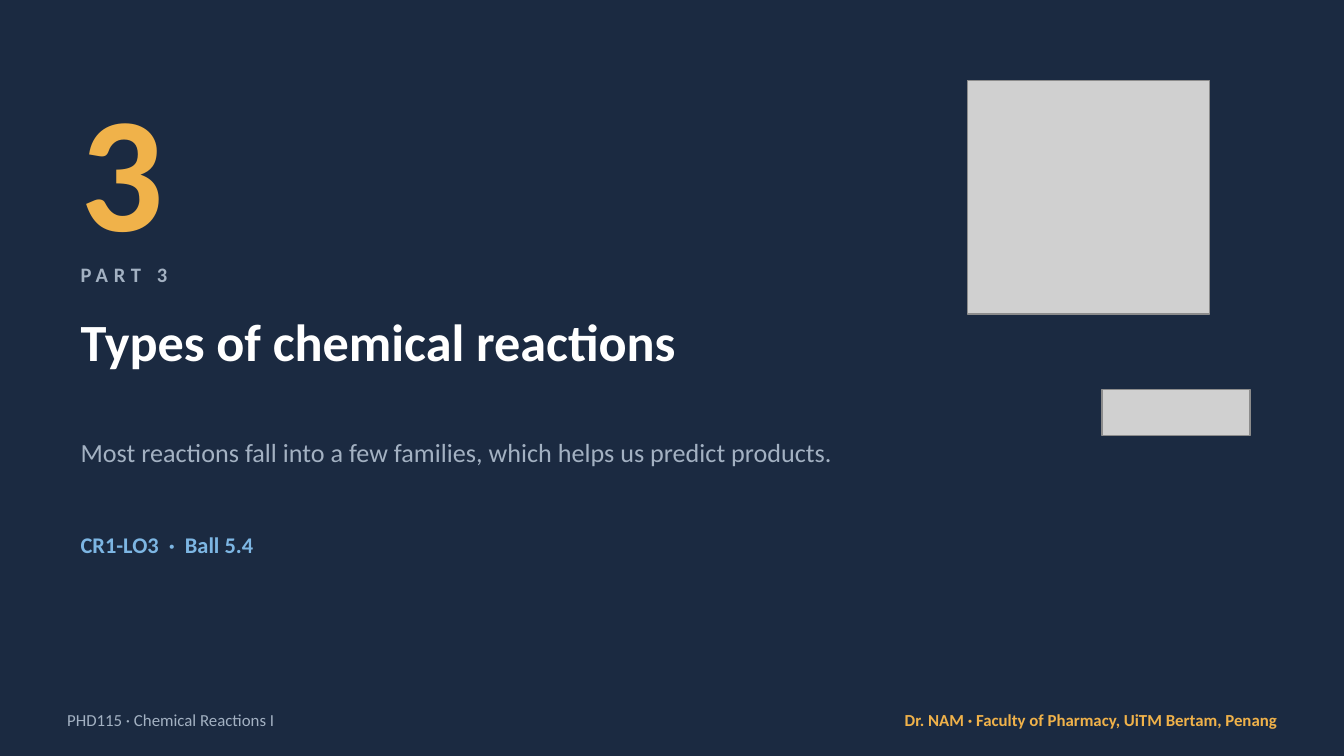
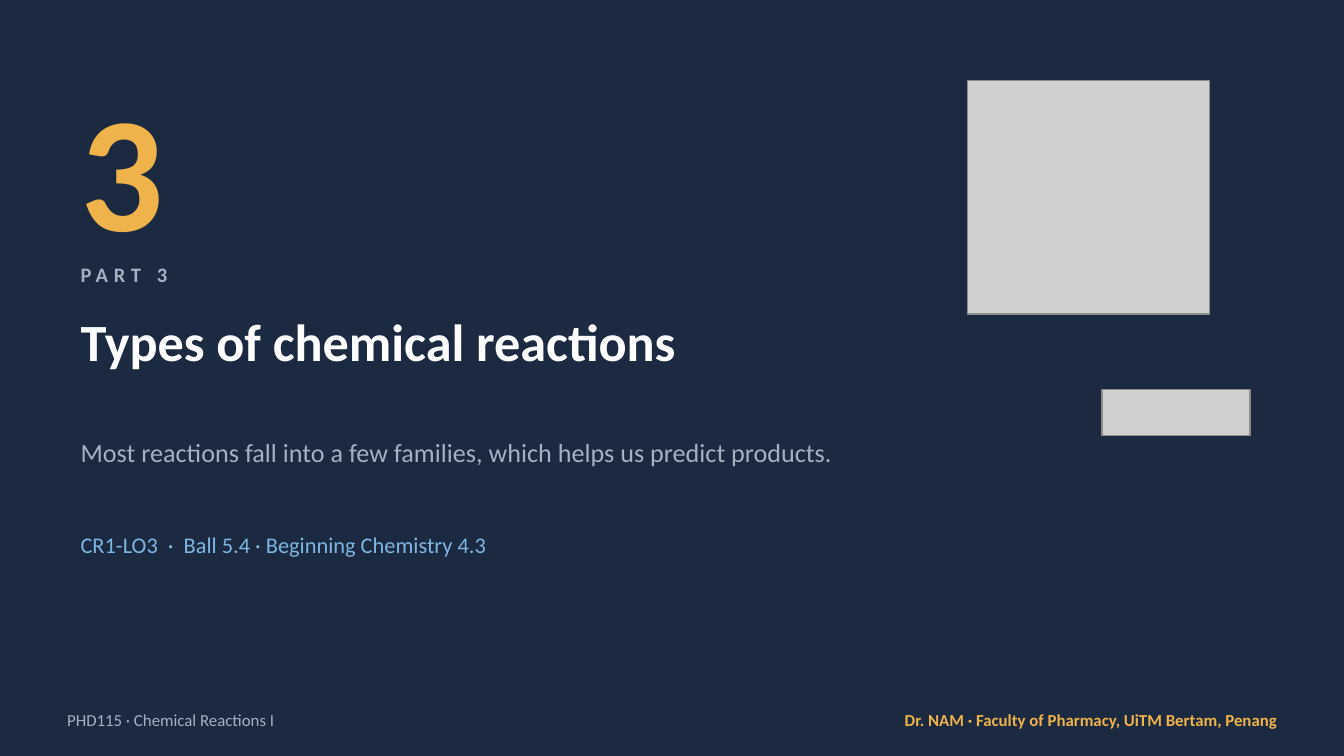
Before and after one commit to DrEnoun/phd115-nam, a slide deck: slide 31 of downloads/PHD115_ChemicalReactions1_Slides.pptx. Drawn at 1344x756 pixels with LibreOffice and Linux fonts; fonts in the diff are those of the drawing; grey boxes stand for pictures. Boxes give left, top, right and bottom in pixels: in the first picture for what was removed or moved away, otherwise in the second. Text is boxed around its words. In the diff, an @@ line names an element or a change of style, - is before the commit and + after.

```diff
--- a/downloads/PHD115_ChemicalReactions1_Slides.pptx
+++ b/downloads/PHD115_ChemicalReactions1_Slides.pptx
@@ text at box(81, 537, 486, 557): text changed; bold off @@
-CR1-LO3 · Ball 5.4
+CR1-LO3 · Ball 5.4 · Beginning Chemistry 4.3
```
Also in this commit, not shown: 6 other slides changed, 11 slides added, 9 other files.
